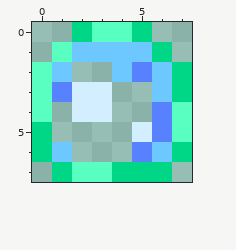
Two states of a pixel-art sprite, Tiles/Riven/Amoeba_Fluid_Item.png. The first picture shows the starting point.
The file is 16x16 pixels, drawn in blocks of 2x2; one block is one cell here.
After:
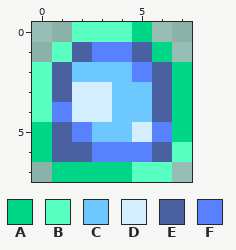
Palette (. is transparent): A #00d786  B #58ffc0  C #6cc8ff  D #d3efff  E #4b60a1  F #5881ff
Change:
y 0: x 2 A -> B
y 1: x 2..5 CCCC -> EFFE
y 2: x 1..3 C.. -> ECC; x 6 C -> E
y 3: x 1 F -> E; x 4..6 ..C -> CCE
y 4: x 1 . -> F; x 4..7 ..FB -> CCEA
y 5: x 1..4 .... -> EFCC; x 7 B -> A
y 6: x 1..4 C... -> EEFF; x 6..7 CA -> EB
y 7: x 2..3 BB -> AA; x 5..6 AA -> BB
Changed places in both pictures, as pixel boxes (x1, y1, x2, y2):
changed: (52, 22, 192, 182)
